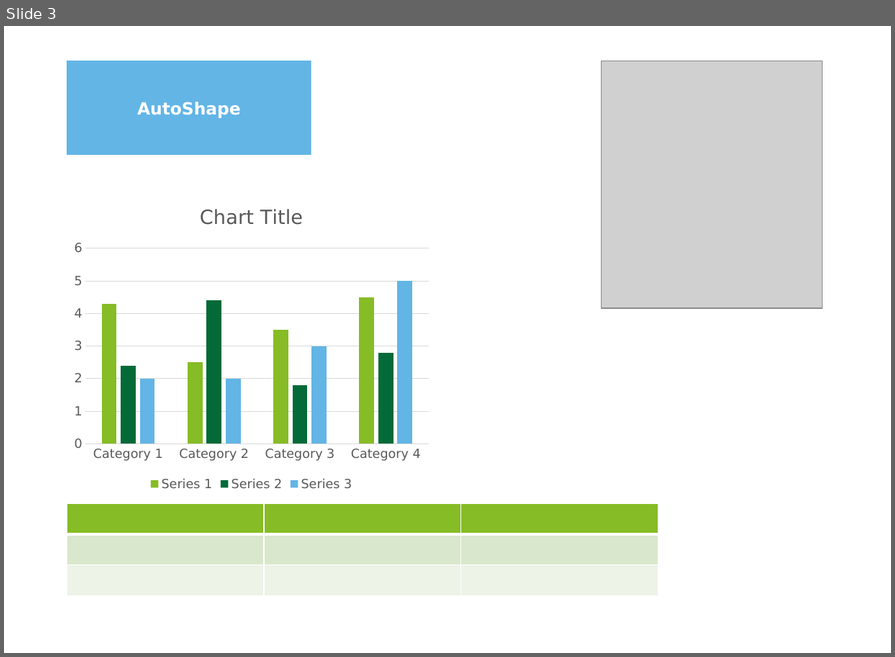
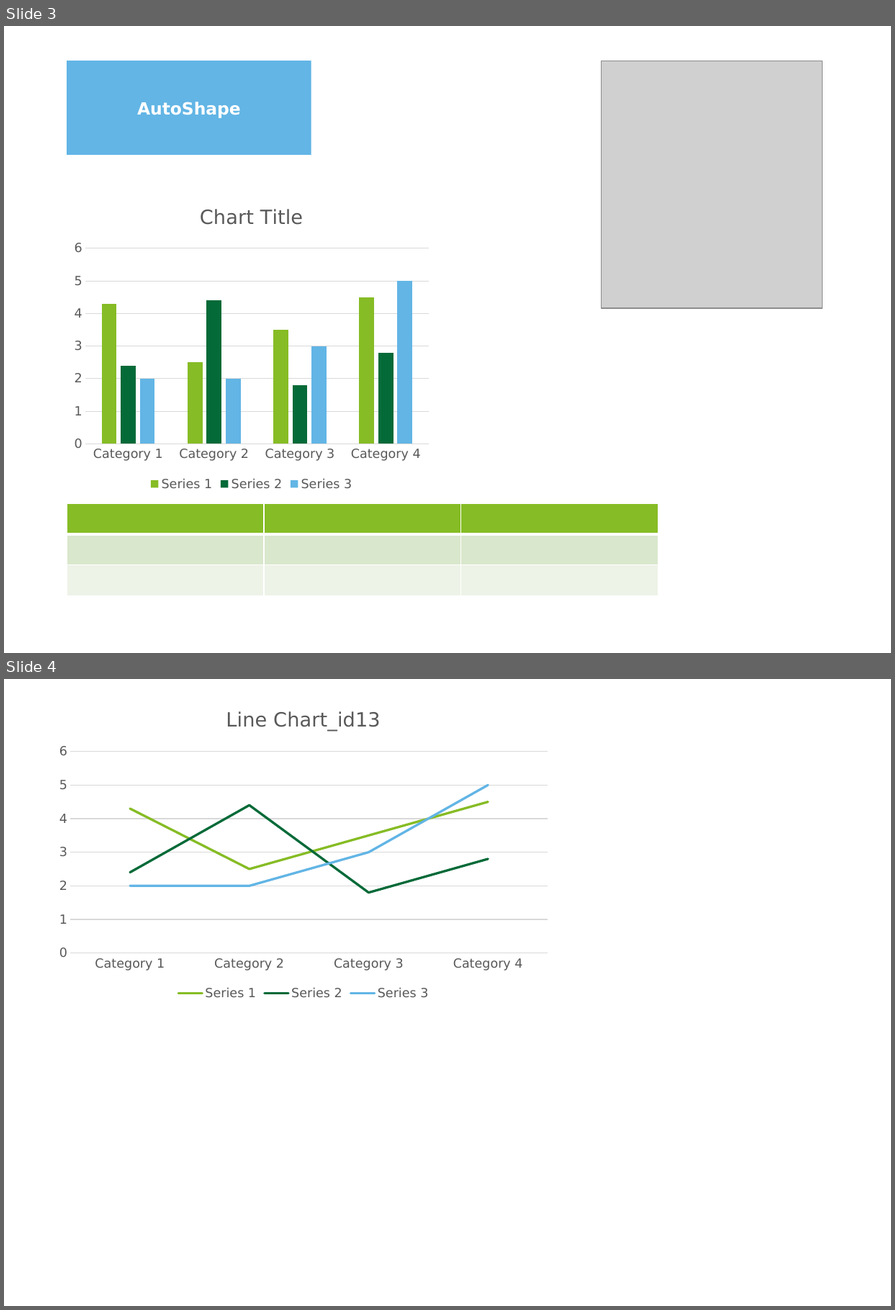
Before and after one commit to ShapeCrawler/ShapeCrawler, a slide deck: ShapeCrawler.Tests.Unit/Resource/025_chart.pptx. Shown one above the other, each under a label of ours: slide 3 before the commit, slides 3 and 4 after it. The pictures are 895x657 and 895x1310 pixels, drawn with LibreOffice and Linux fonts; fonts in the diff are those of the drawing; grey boxes stand for pictures. Boxes give left, top, right and bottom in pixels: in the first picture for what was removed or moved away, otherwise in the second. Text is boxed around its words. In the diff, an @@ line names an element or a change of style, - is before the commit and + after.

Commit message:
Change Excel cell during chart category name updating (#152)

```diff
--- a/ShapeCrawler.Tests.Unit/Resource/025_chart.pptx
+++ b/ShapeCrawler.Tests.Unit/Resource/025_chart.pptx
@@ slide 4 added at (4,679,891,1306), background #FFFFFF @@
@@ line chart added at (49,693,558,1004) @@
+title "Line Chart_id13 "
+categories: Category 1, Category 2, Category 3, Category 4
+Series 1: 4.3, 2.5, 3.5, 4.5
+Series 2: 2.4, 4.4, 1.8, 2.8
+Series 3: 2, 2, 3, 5
```
Also in this commit, not shown: 18 other files.
